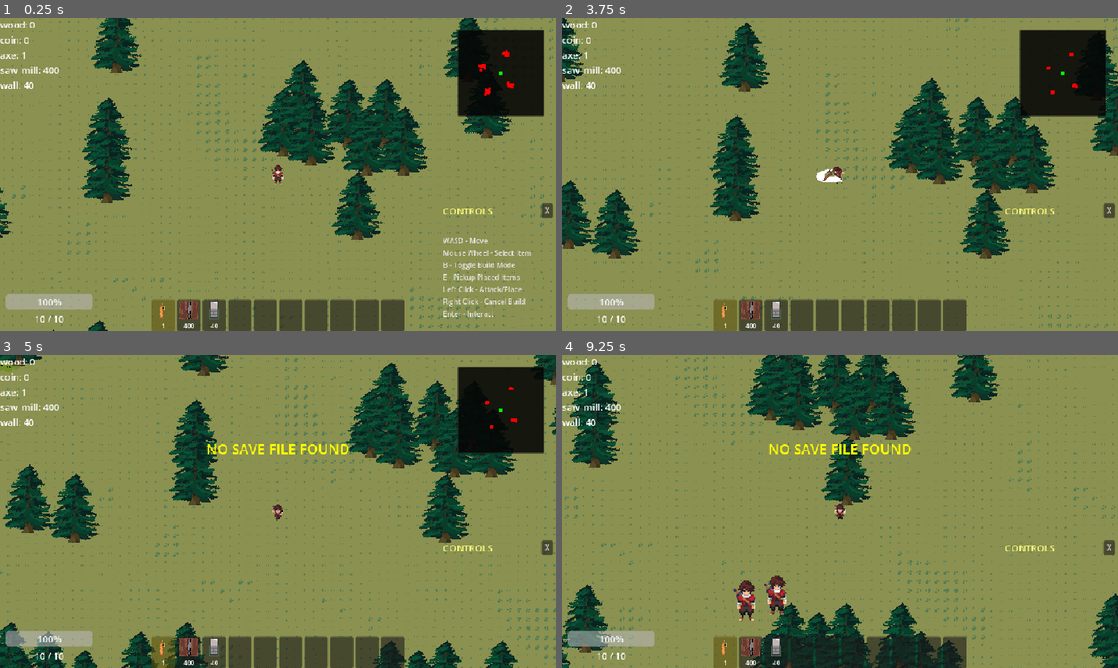
Above: before the commit, frames 1-4 (two rows, left to right).
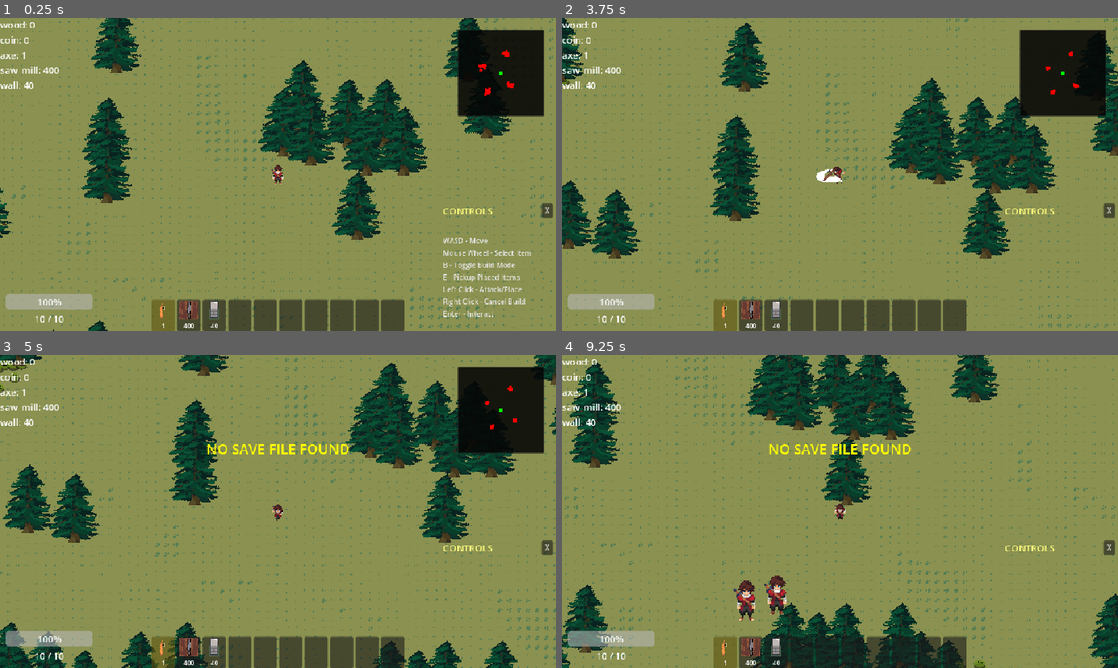
Above: after the commit, the same moments.

Repository: makattack24/MyGodotGame
Game: Godot game, scene res://Scenes/Main.tscn
Two runs of this game, one before a commit and one after it. Both use one fixed random seed, a clock stepped at 60 frames per second and the inputs below. Sound files missing from this copy of the repository are replaced by a short silence.
Inputs (mouse positions are in pixels of both pictures, inside the frame that each line leads up to):
- Up to frame 1 (0.25 s): no input
- Up to frame 2 (3.75 s): tap Enter (ui_accept) at 0.5, 0.77 s; move the mouse to (812, 237) at 0.52 s; press the mouse at (812, 237) at 0.53 s; hold W (move_up) 0.53-1.25 s; release the mouse at (812, 237) at 1.25 s; click "X" at 1.25 s; move the mouse to (1006, 221) at 2.02 s; hold W (move_up) 2.03-2.78 s; right-click (1006, 221) at 2.1 s; move the mouse to (673, 127) at 2.77 s; hold A (move_left) from 2.78 s (still down); tap B (build_mode) at 2.85 s; move the mouse to (867, 174) at 3.52 s; tap E (pickup) at 3.6 s; click (867, 174) at 3.67 s
- Up to frame 3 (5 s): move the mouse to (194, 433) at 4.27 s; release A (move_left) at 4.28 s; hold S (move_down) from 4.28 s (still down); tap L at 4.35 s
- Up to frame 4 (9.25 s): move the mouse to (962, 495) at 5.02 s; release S (move_down) at 5.03 s; hold D (move_right) 5.03-5.78 s; tap M at 5.1 s; move the mouse to (728, 527) at 5.77 s; press the mouse at (728, 527) at 5.78 s; hold W (move_up) 5.78-6.53 s; move the mouse to (895, 442) at 6.52 s; release the mouse at (895, 442) at 6.53 s; hold D (move_right) 6.53-8.78 s; right-click (895, 442) at 6.6 s; move the mouse to (812, 574) at 7.27 s; tap B (build_mode) at 7.35 s; move the mouse to (1006, 558) at 8.02 s; tap E (pickup) at 8.1 s; click (1006, 558) at 8.17 s; move the mouse to (673, 464) at 8.77 s; hold S (move_down) from 8.78 s (still down); tap L at 8.85 s

The runs differ from the first frame. In frame 1, less than 0.1% of the frame differs, in the area x 86-91%, y 10-16%; in frame 2, less than 0.1%; in frame 3, 0.1%, in the area x 0-93%, y 1-24%; in frame 4, less than 0.1%.

Commit message:
enemy shadow

Diff:
--- a/Scripts/enemy.gd
+++ b/Scripts/enemy.gd
@@ -3,12 +3,19 @@
 # Health and behavior of the slime
 @export var health: int = 3                    # Health of the slime
 @export var knockback_strength: float = 300.0  # Knockback strength when hit
-@export var speed: float = 50.0                # Movement speed of the slime
+@export var hop_speed: float = 120.0           # Speed during hop
 @export var player_hit_knockback: float = 150.0  # Knockback when hitting player
 @export var attack_cooldown_time: float = 1.0  # Time between attacks
 @export var aggro_range: float = 200.0         # Distance to detect and chase player
 @export var return_home_range: float = 400.0   # Distance before returning to camp
 
+# Hop/Bounce settings
+@export var hop_distance: float = 25.0         # Distance of each hop
+@export var hop_duration: float = 0.4          # Time each hop takes
+@export var rest_time_min: float = 0.2         # Min pause between hops
+@export var rest_time_max: float = 0.6         # Max pause between hops
+@export var separation_distance: float = 20.0  # Distance to maintain from other slimes
+
 # Loot settings
 @export var coin_drop_chance: float = 1.0      # Chance to drop coins (0.0 to 1.0)
 @export var min_coins: int = 1                 # Minimum coins to drop
@@ -25,10 +32,22 @@
 var attack_cooldown: float = 0.0
 var knockback_timer: float = 0.0  # Timer for knockback from being hit
 
+# Hop state machine
+enum HopState { RESTING, WINDING_UP, HOPPING }
+var hop_state: HopState = HopState.RESTING
+var hop_timer: float = 0.0
+var hop_start_pos: Vector2 = Vector2.ZERO
+var hop_target_pos: Vector2 = Vector2.ZERO
+var hop_progress: float = 0.0
+
 # Visual/audio feedback (optional)
 @onready var death_effect: CPUParticles2D = $DeathEffect
 @onready var hit_sound: AudioStreamPlayer2D = $HitSound
 @onready var death_sound: AudioStreamPlayer2D = null
+@onready var sprite: Sprite2D = $Sprite2D
+
+# Shadow
+var shadow: Polygon2D = null
 
 # Coin drop scene
 var coin_scene = preload("res://Scenes/coin_item.tscn")
@@ -41,6 +60,10 @@
 	# Update knockback timer
 	if knockback_timer > 0:
 		knockback_timer -= _delta
+		# During knockback, slow down naturally
+		velocity = velocity.lerp(Vector2.ZERO, _delta * 5.0)
+		move_and_slide()
+		return
 
 	# Check if player is in range
 	if player != null:
@@ -51,49 +74,207 @@
 		if distance_to_player <= aggro_range:
 			is_aggro = true
 		elif distance_to_camp > return_home_range:
-			is_aggro = false  # Too far from camp, return home
+			is_aggro = false
 		elif distance_to_player > aggro_range * 1.5:
-			is_aggro = false  # Player left range, stop chasing
-
-	# Movement logic
-	if player == null:
-		velocity = Vector2.ZERO  # Stop moving if player is missing
-	elif knockback_timer > 0:
-		# During knockback from sword hit, slow down naturally (friction)
-		velocity = velocity.lerp(Vector2.ZERO, _delta * 5.0)
-	elif attack_cooldown > 0:
-		# During attack cooldown, slow down the knockback naturally (friction)
-		velocity = velocity.lerp(Vector2.ZERO, _delta * 3.0)
-	elif is_aggro:
-		# Chase player when aggro
-		velocity = (player.global_position - global_position).normalized() * speed
-	else:
-		# Return to camp when not aggro
-		var distance_to_camp = global_position.distance_to(camp_position)
-		if distance_to_camp > 10.0:  # Only move if far from camp
-			velocity = (camp_position - global_position).normalized() * (speed * 0.5)
-		else:
-			velocity = Vector2.ZERO  # Idle at camp
-
-	# Move the slime based on the velocity
+			is_aggro = false
+
+	# Hop state machine
+	match hop_state:
+		HopState.RESTING:
+			velocity = Vector2.ZERO
+			hop_timer -= _delta
+
+			# Idle squash animation
+			if sprite:
+				var squash_amount = sin(Time.get_ticks_msec() / 200.0) * 0.05
+				sprite.scale = Vector2(0.65, 0.65) * Vector2(1.0 + squash_amount, 1.0 - squash_amount)
+
+			if hop_timer <= 0:
+				start_windup()
+
+		HopState.WINDING_UP:
+			velocity = Vector2.ZERO
+			hop_timer -= _delta
+
+			# Squash down animation
+			if sprite:
+				var progress = 1.0 - (hop_timer / 0.15)
+				var squash = 1.0 + (progress * 0.5)
+				var stretch = 1.0 - (progress * 0.3)
+				sprite.scale = Vector2(0.65, 0.65) * Vector2(squash, stretch)
+
+			if hop_timer <= 0:
+				start_hop()
+
+		HopState.HOPPING:
+			hop_timer += _delta
+			hop_progress = hop_timer / hop_duration
+
+			if hop_progress >= 1.0:
+				finish_hop()
+			else:
+				# Smooth hop movement using ease out
+				var t = ease_out_quad(hop_progress)
+				global_position = hop_start_pos.lerp(hop_target_pos, t)
+
+				# Stretch animation during hop
+				if sprite:
+					var jump_height = sin(hop_progress * PI) * 0.4
+					sprite.scale = Vector2(0.65, 0.65) * Vector2(1.0 - jump_height, 1.0 + jump_height)
+
+					# Adjust sprite position for jump height effect
+					sprite.position.y = -jump_height * 8
+
+					# Shrink shadow during hop
+					if shadow:
+						var shadow_scale = 1.0 - (jump_height * 0.4)
+						shadow.scale = Vector2(shadow_scale, shadow_scale)
+
 	move_and_slide()
 
-	# Check if we collided with the player (only if cooldown is done)
+	# Check collision with player
 	if attack_cooldown <= 0:
 		for i in range(get_slide_collision_count()):
 			var collision = get_slide_collision(i)
 			var collider = collision.get_collider()
 			if collider and collider.is_in_group("Player"):
 				if collider.has_method("take_damage"):
-					collider.call("take_damage", 1)  # Deal 1 damage to player
-
-				# Bounce back from player
+					collider.call("take_damage", 1)
+
+				# Bounce back
 				var knockback_dir = (global_position - collider.global_position).normalized()
 				velocity = knockback_dir * player_hit_knockback
-
-				# Start attack cooldown
+				knockback_timer = 0.3
 				attack_cooldown = attack_cooldown_time
-				break  # Only process one collision
+				hop_state = HopState.RESTING
+				hop_timer = randf_range(rest_time_min, rest_time_max)
+				break
+
+func ease_out_quad(t: float) -> float:
+	return 1.0 - (1.0 - t) * (1.0 - t)
+
+func start_windup() -> void:
+	hop_state = HopState.WINDING_UP
+	hop_timer = 0.15  # Short windup time
+
+func start_hop() -> void:
+	hop_state = HopState.HOPPING
+	hop_timer = 0.0
+	hop_progress = 0.0
+	hop_start_pos = global_position
+
+	# Determine hop direction and distance
+	var hop_direction: Vector2
+	var distance_multiplier = 1.0
+
+	if is_aggro and player != null:
+		# Hop toward player with randomness
+		var to_player = (player.global_position - global_position).normalized()
+		var random_angle = randf_range(-0.4, 0.4)
+		hop_direction = to_player.rotated(random_angle)
+
+		# Apply separation from other slimes
+		hop_direction = apply_separation(hop_direction)
+
+		# Sometimes do a bigger hop
+		if randf() < 0.25:
+			distance_multiplier = 1.8
+	else:
+		# Return to camp or random idle hop
+		var distance_to_camp = global_position.distance_to(camp_position)
+		if distance_to_camp > 10.0:
+			hop_direction = (camp_position - global_position).normalized()
+			hop_direction = apply_separation(hop_direction)
+			distance_multiplier = 0.7
+		else:
+			# Random idle hop
+			var random_angle = randf() * TAU
+			hop_direction = Vector2(cos(random_angle), sin(random_angle))
+			hop_direction = apply_separation(hop_direction)
+			distance_multiplier = 0.5
+
+	hop_target_pos = global_position + (hop_direction * hop_distance * distance_multiplier)
+
+	# Play hop sound occasionally (20% chance to avoid spam)
+	if hit_sound and randf() < 0.2:
+		hit_sound.pitch_scale = randf_range(0.8, 1.2)
+		hit_sound.volume_db = -18
+		hit_sound.play()
+
+func apply_separation(desired_direction: Vector2) -> Vector2:
+	"""Avoid crowding with other slimes"""
+	var separation = Vector2.ZERO
+	var nearby_count = 0
+
+	# Check for nearby enemies
+	var enemies = get_tree().get_nodes_in_group("Enemies")
+	for enemy in enemies:
+		if enemy == self or not is_instance_valid(enemy):
+			continue
+
+		var distance = global_position.distance_to(enemy.global_position)
+		if distance < separation_distance and distance > 0:
+			# Push away from this enemy
+			var away = (global_position - enemy.global_position).normalized()
+			var strength = (separation_distance - distance) / separation_distance
+			separation += away * strength
+			nearby_count += 1
+
+	# Blend desired direction with separation
+	if nearby_count > 0:
+		separation = separation.normalized()
+		# Weight more heavily toward separation if crowded
+		var separation_weight = min(nearby_count * 0.4, 0.8)
+		return (desired_direction * (1.0 - separation_weight) + separation * separation_weight).normalized()
+
+	return desired_direction
+
+func create_shadow() -> void:
+	"""Create a simple shadow sprite under the slime"""
+	shadow = Polygon2D.new()
+	shadow.name = "Shadow"
+
+	# Create an ellipse shape for the shadow
+	var points = PackedVector2Array()
+	var num_points = 16
+	for i in range(num_points):
+		var angle = (float(i) / num_points) * TAU
+		var x = cos(angle) * 10
+		var y = sin(angle) * 5
+		points.append(Vector2(x, y))
+
+	shadow.polygon = points
+	shadow.color = Color(0, 0, 0, 0.5)  # Semi-transparent black
+	shadow.position = Vector2(0, 6)  # Slightly below center
+
+	# Make sure shadow renders below sprite
+	if sprite:
+		add_child(shadow)
+		move_child(shadow, 0)  # Move to first position (renders first)
+	else:
+		add_child(shadow)
+
+	print("Shadow created for enemy")
+
+func finish_hop() -> void:
+	hop_state = HopState.RESTING
+	global_position = hop_target_pos
+
+	# Landing squash effect
+	if sprite:
+		sprite.position.y = 0
+		sprite.scale = Vector2(0.65, 0.65) * Vector2(1.4, 0.6)
+		var tween = create_tween()
+		tween.set_ease(Tween.EASE_OUT)
+		tween.set_trans(Tween.TRANS_ELASTIC)
+		tween.tween_property(sprite, "scale", Vector2(0.65, 0.65), 0.3)
+
+	# Reset shadow
+	if shadow:
+		shadow.scale = Vector2(1.0, 1.0)
+
+	# Set random rest time
+	hop_timer = randf_range(rest_time_min, rest_time_max)
 
 func _on_hit(damage: int, knockback_direction: Vector2) -> void:
 	# Reduce health based on damage received
@@ -105,7 +286,17 @@
 
 	# Apply knockback effect
 	velocity = knockback_direction.normalized() * knockback_strength
-	knockback_timer = 0.3  # 0.3 seconds of knockback
+	knockback_timer = 0.4
+
+	# Reset to resting state
+	hop_state = HopState.RESTING
+	hop_timer = 0.2
+
+	# Flash/squash effect when hit
+	if sprite:
+		sprite.scale = Vector2(0.65, 0.65) * Vector2(0.8, 1.2)
+		var tween = create_tween()
+		tween.tween_property(sprite, "scale", Vector2(0.65, 0.65), 0.15)
 
 	# Trigger hit visual/audio effects
 	play_hit_feedback()
@@ -230,3 +421,10 @@
 	# Ensure player reference exists (if assigned dynamically)
 	if player == null:
 		print("Warning: Player is not assigned to this enemy!")
+
+	# Create shadow
+	create_shadow()
+
+	# Start in resting state with random initial delay
+	hop_state = HopState.RESTING
+	hop_timer = randf_range(0.1, 0.5)
